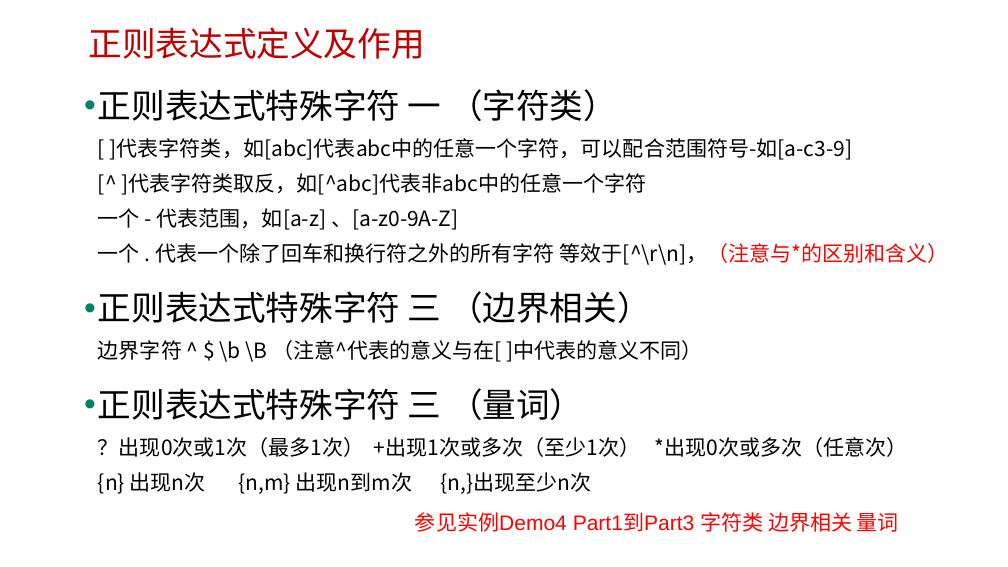
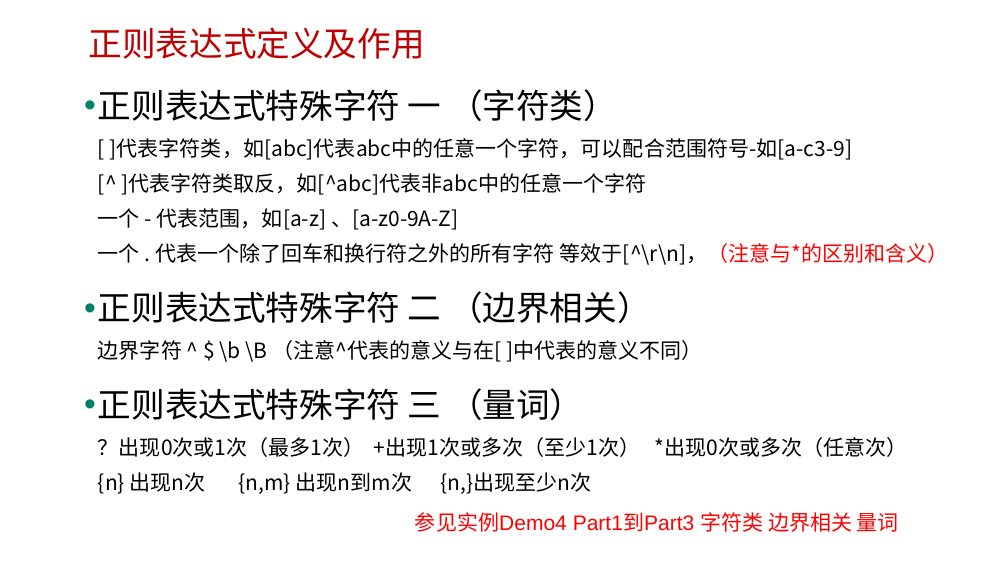
Before and after one commit to edu2act/course-javascript-advanced, a slide deck: slide 7 of 课程PPT/10.JavaScript标准内置对象-构造器（RegExp、Error）.pptx. Drawn at 1008x567 pixels with LibreOffice and Linux fonts; fonts in the diff are those of the drawing; background and template pictures are left out. Boxes give left, top, right and bottom in pixels: in the first picture for what was removed or moved away, otherwise in the second. Text is boxed around its words. In the diff, an @@ line names an element or a change of style, - is before the commit and + after.

```diff
--- a/课程PPT/10.JavaScript标准内置对象-构造器（RegExp、Error）.pptx
+++ b/课程PPT/10.JavaScript标准内置对象-构造器（RegExp、Error）.pptx
@@ text at [98,291,702,362]: text changed @@
-• 正则表达式特殊字符 三 （边界相关）
-  边界字符 ^ $ \b \B （注意^代表的意义与在[ ]中代表的意义不同）
+• 正则表达式特殊字符 二 （边界相关）
+  边界字符 ^ $ \b \B （注意^代表的意义与在[ ]中代表的意义不同）
```
Also in this commit, not shown: 5 other slides changed, 2 slides added, 1 slide removed, 14 other files.
